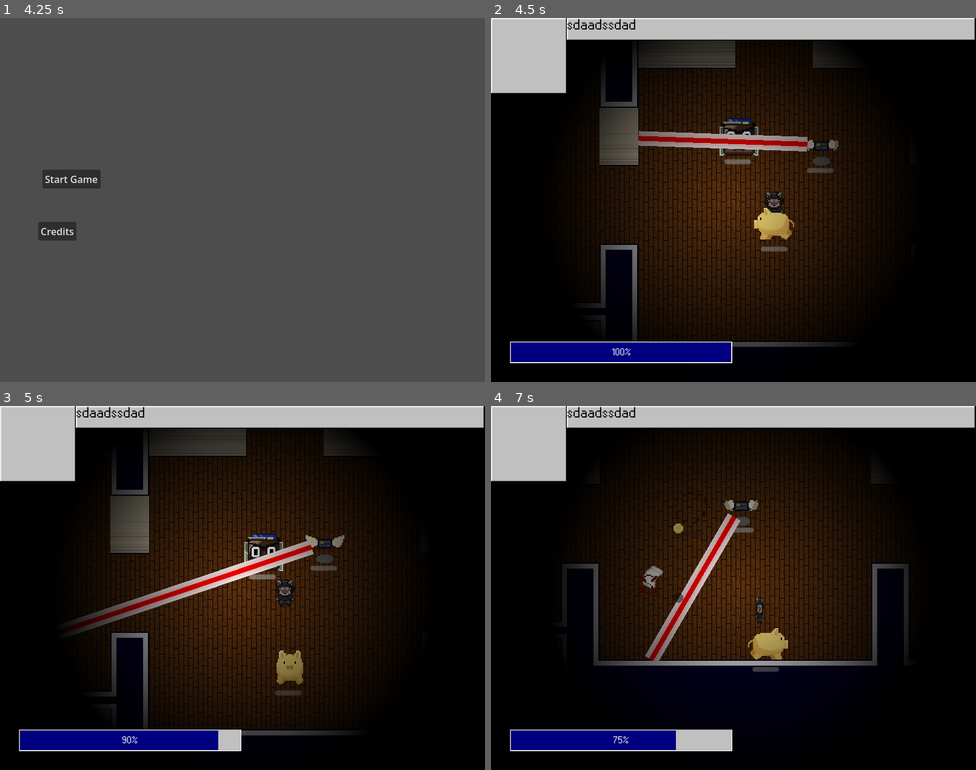
Above: before the commit, frames 1-4 (two rows, left to right).
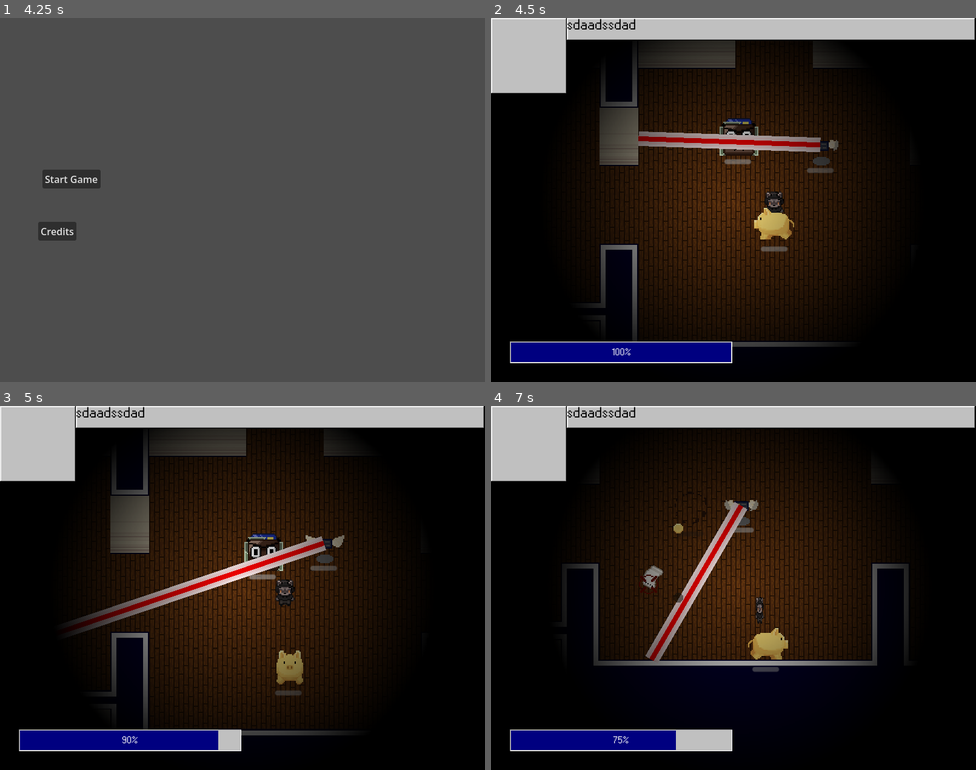
Above: after the commit, the same moments.

Repository: ygda-org/stock-strikers
Game: Godot game, scene res://main/startup_scene.tscn
Two runs of this game, one before a commit and one after it. Both use one fixed random seed, a clock stepped at 60 frames per second and the inputs below. Sound files missing from this copy of the repository are replaced by a short silence.
Inputs (mouse positions are in pixels of both pictures, inside the frame that each line leads up to):
- Up to frame 1 (4.25 s): move the mouse to (349, 181) at 0.52 s; hold D (move_right) 0.53-1.28 s; click (349, 181) at 0.6 s; tap Enter at 1.25 s; move the mouse to (145, 218) at 1.27 s; hold S (move_down) 1.28-2.03 s; tap Shift (dodge) at 1.35, 3.6 s; click (145, 218) at 1.55 s; move the mouse to (291, 119) at 2.02 s; hold D (move_right) 2.03-2.78 s; click (291, 119) at 2.1 s; tap Space at 2.75 s; move the mouse to (218, 272) at 2.77 s; hold W (move_up) 2.78-3.53 s; click (218, 272) at 2.85 s; move the mouse to (388, 254) at 3.52 s; hold A (move_left) from 3.53 s (still down); click (388, 254) at 3.8 s
- Up to frame 2 (4.5 s): release A (move_left) at 4.25 s; click "Start Game" at 4.25 s
- Up to frame 3 (5 s): no input
- Up to frame 4 (7 s): move the mouse to (588, 533) at 5.02 s; hold A (move_left) 5.03-5.78 s; click (588, 533) at 5.1 s; move the mouse to (757, 588) at 5.77 s; hold S (move_down) 5.78-6.53 s; click (757, 588) at 5.85 s; move the mouse to (660, 497) at 6.52 s; hold D (move_right) from 6.53 s (still down); tap Shift (dodge) at 6.6 s; click (660, 497) at 6.8 s

Frame 1 is identical in both runs. In frame 2, 0.2% of the frame differs, in the area x 30-68%, y 31-37%; in frame 3, 0.2%; in frame 4, 0.2%.

Commit message:
simplify the laser

Diff:
--- a/enemies/credit_card/credit_card.gd
+++ b/enemies/credit_card/credit_card.gd
@@ -35,10 +35,10 @@
 	if not laser:
 		laser_point = Vector2.DOWN * (GameState.player.global_position - global_position)
 		laser = LASER.instantiate()
-		get_parent().add_child(laser)
+		add_child(laser)
 		laser.global_position = marker.global_position
 		laser.initialize(laser_point,bullet_damage)
 	laser_point = lerp(laser_point,target,2 * delta)
 	laser.target = laser_point
-	laser.global_position = global_position + (laser_point - global_position).normalized() * (marker.global_position-global_position).length()
+	laser.position = (laser_point - global_position).normalized()
 	laser.rotation = (laser.global_position - global_position).angle() + PI/2.0
